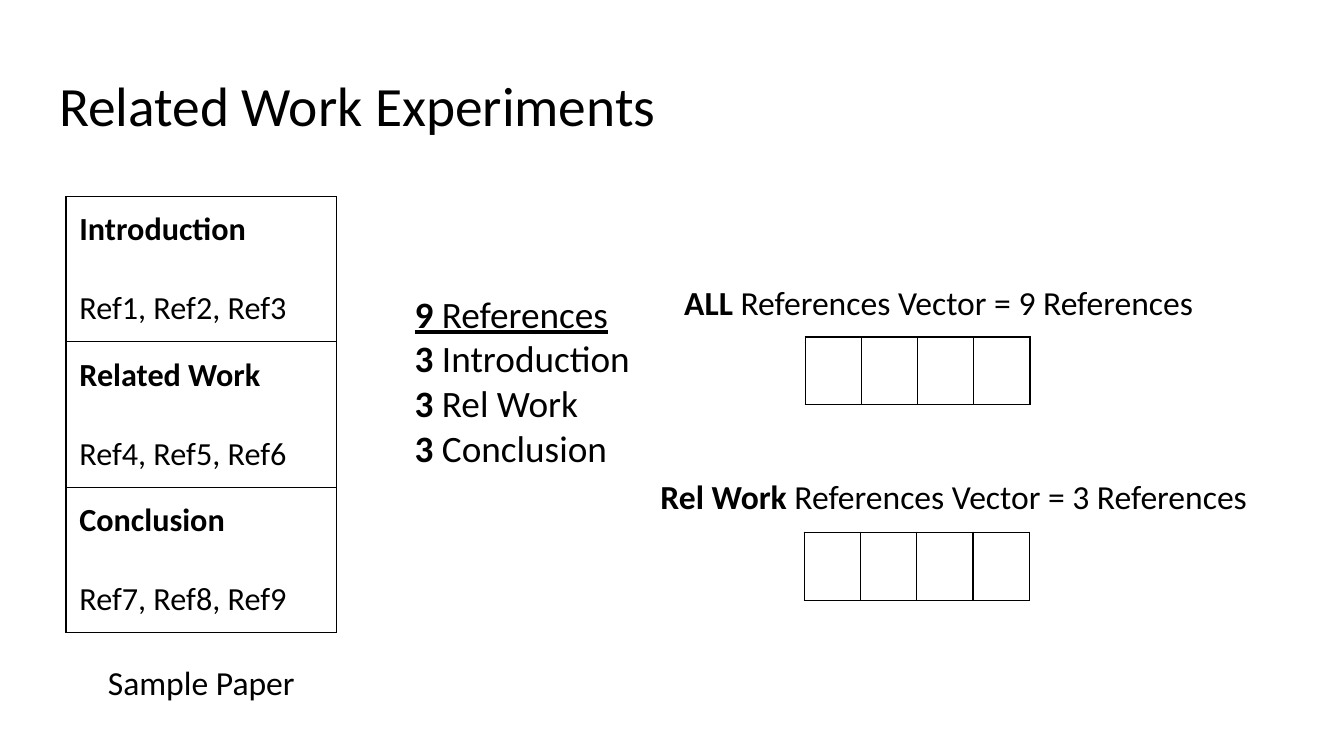
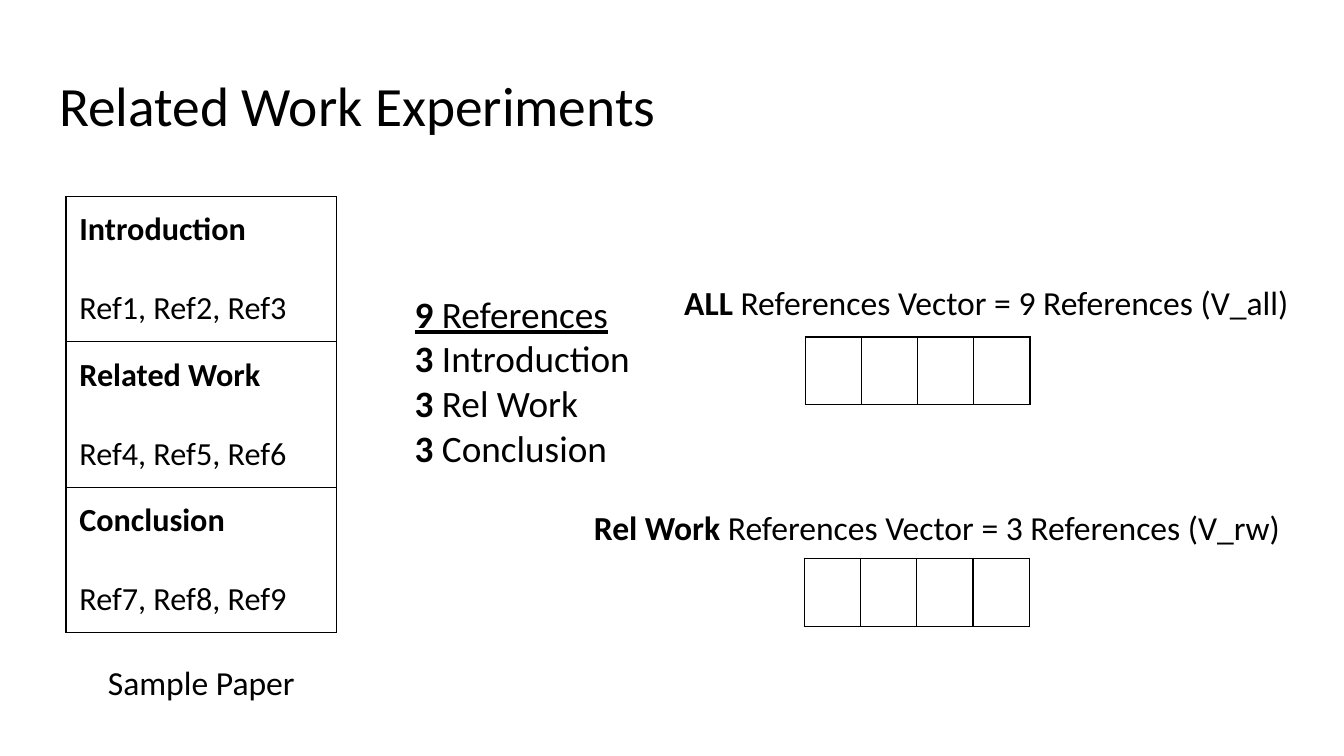
Before and after one commit to kwchurch/JSALT_Better_Together, a slide deck: slide 19 of slides/final_presentation_draft/Experiments/Related_Work_Hypothesis_final.pptx. Drawn at 1344x756 pixels with LibreOffice and Linux fonts; fonts in the diff are those of the drawing. Boxes give left, top, right and bottom in pixels: in the first picture for what was removed or moved away, otherwise in the second. Text is boxed around its words. In the diff, an @@ line names an element or a change of style, - is before the commit and + after.

```diff
--- a/slides/final_presentation_draft/Experiments/Related_Work_Hypothesis_final.pptx
+++ b/slides/final_presentation_draft/Experiments/Related_Work_Hypothesis_final.pptx
@@ text at (x1=684, y1=290, x2=1289, y2=320): text changed @@
-ALL References Vector = 9 References
+ALL References Vector = 9 References (V_all)
@@ text at (x1=594, y1=515, x2=1280, y2=545): text changed @@
-Rel Work References Vector = 3 References
+Rel Work References Vector = 3 References (V_rw)
@@ table moved from (x1=805, y1=532, x2=1030, y2=600) to (x1=805, y1=559, x2=1030, y2=626) @@
```
Also in this commit, not shown: 7 other slides changed, 1 slide added.
